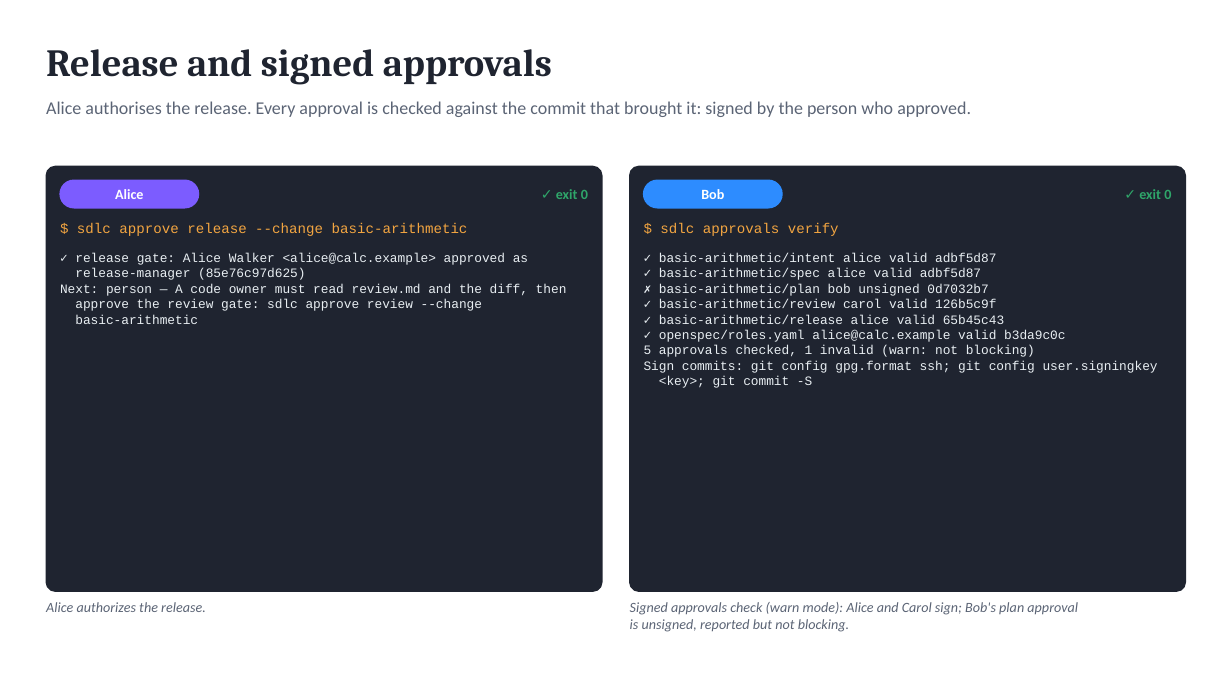
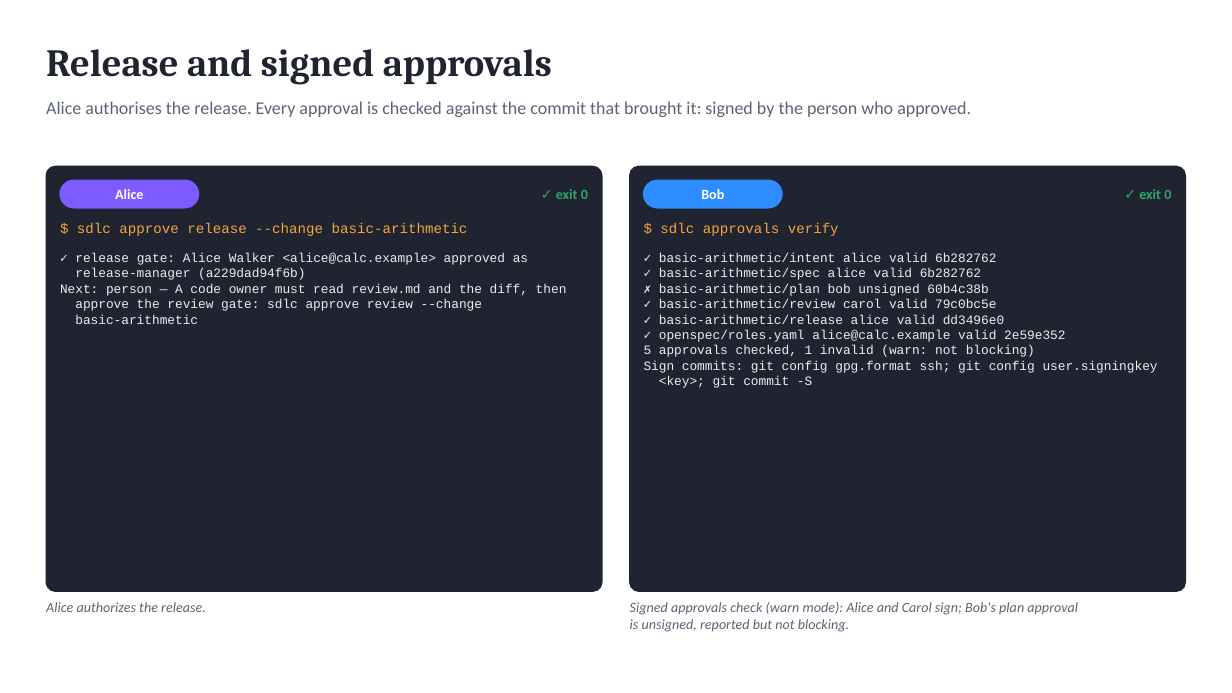
Before and after one commit to marin-ai-tech/sdlc, a slide deck: slide 13 of docs/demo/sdlc-calculator-demo.en.pptx. Drawn at 1232x693 pixels with LibreOffice and Linux fonts; fonts in the diff are those of the drawing. Boxes give left, top, right and bottom in pixels: in the first picture for what was removed or moved away, otherwise in the second. Text is boxed around its words. In the diff, an @@ line names an element or a change of style, - is before the commit and + after.

```diff
--- a/docs/demo/sdlc-calculator-demo.en.pptx
+++ b/docs/demo/sdlc-calculator-demo.en.pptx
@@ text at bbox=[75, 268, 305, 280]: text changed @@
-release-manager (85e76c97d625)
+release-manager (a229dad94f6b)
@@ text at bbox=[659, 253, 1065, 342]: text changed @@
-✓ basic-arithmetic/intent alice valid adbf5d87
-✓ basic-arithmetic/spec alice valid adbf5d87
-✗ basic-arithmetic/plan bob unsigned 0d7032b7
-✓ basic-arithmetic/review carol valid 126b5c9f
-✓ basic-arithmetic/release alice valid 65b45c43
-✓ openspec/roles.yaml alice@calc.example valid b3da9c0c
+✓ basic-arithmetic/intent alice valid 6b282762
+✓ basic-arithmetic/spec alice valid 6b282762
+✗ basic-arithmetic/plan bob unsigned 60b4c38b
+✓ basic-arithmetic/review carol valid 79c0bc5e
+✓ basic-arithmetic/release alice valid dd3496e0
+✓ openspec/roles.yaml alice@calc.example valid 2e59e352
```
Also in this commit, not shown: 3 other slides changed, 35 other files.
